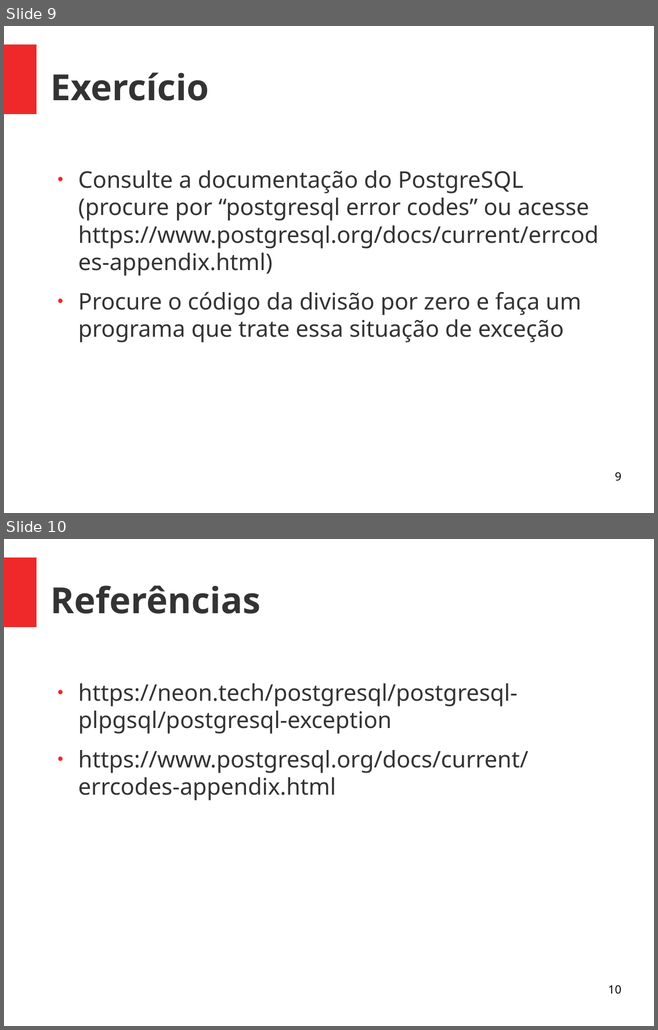
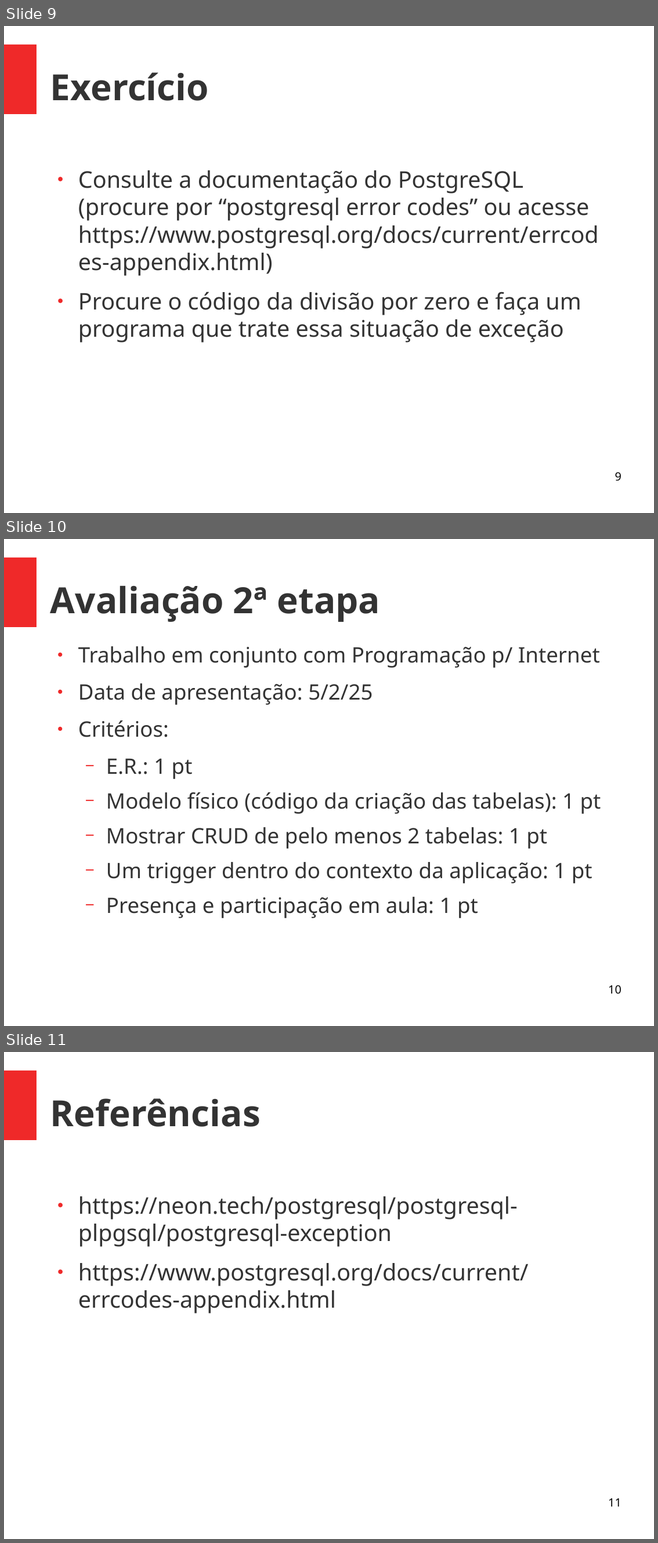
Before and after one commit to viniciusalveshax/aulas, a slide deck: banco-de-dados-2/12-exceptions/bd2-exceptions.odp. Shown one above the other, each under a label of ours: slides 9 and 10 before the commit, slides 9, 10 and 11 after it. The pictures are 658x1030 and 658x1543 pixels, drawn with LibreOffice and Linux fonts; fonts in the diff are those of the drawing. Boxes give left, top, right and bottom in pixels: in the first picture for what was removed or moved away, otherwise in the second. Text is boxed around its words. In the diff, an @@ line names an element or a change of style, - is before the commit and + after.

Commit message:
Adicionando descrição do trabalho

```diff
--- a/banco-de-dados-2/12-exceptions/bd2-exceptions.odp
+++ b/banco-de-dados-2/12-exceptions/bd2-exceptions.odp
@@ slide 10 added at [4, 539, 654, 1026], background #FFFFFF; not listed: 1 template element that a slide beside it also shows @@
@@ title added at [50, 586, 380, 622], 44 pt, text #333333, bold @@
+Avaliação 2ª etapa
@@ text added at [78, 646, 601, 918], 26 pt, text #333333 @@
+● Trabalho em conjunto com Programação p/ Internet
+● Data de apresentação: 5/2/25
+● Critérios:
+  − E.R.: 1 pt
+  − Modelo físico (código da criação das tabelas): 1 pt
+  − Mostrar CRUD de pelo menos 2 tabelas: 1 pt
+  − Um trigger dentro do contexto da aplicação: 1 pt
+  − Presença e participação em aula: 1 pt
@@ page number added at [608, 985, 621, 994], 14 pt, text #000000 @@
+10
@@ what was slide 10 is now slide 11 @@
@@ page number at [608, 1499, 621, 1507]: text changed @@
-10
+11
```
Also in this commit, not shown: 1 other file.
